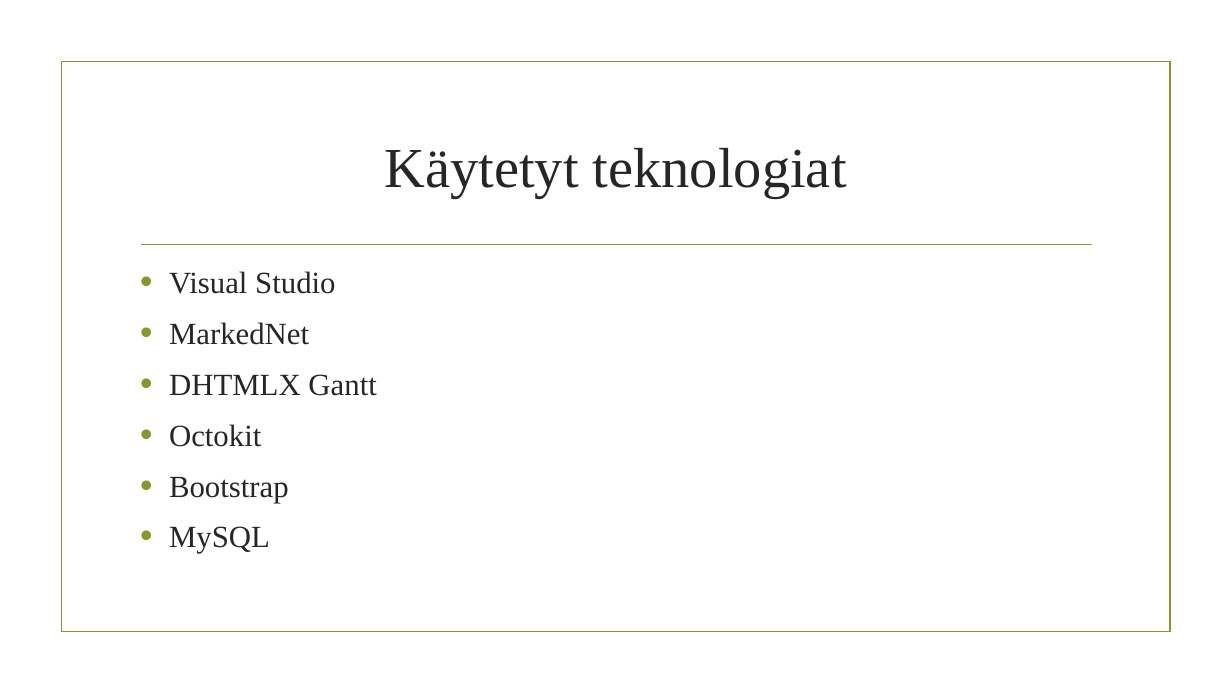
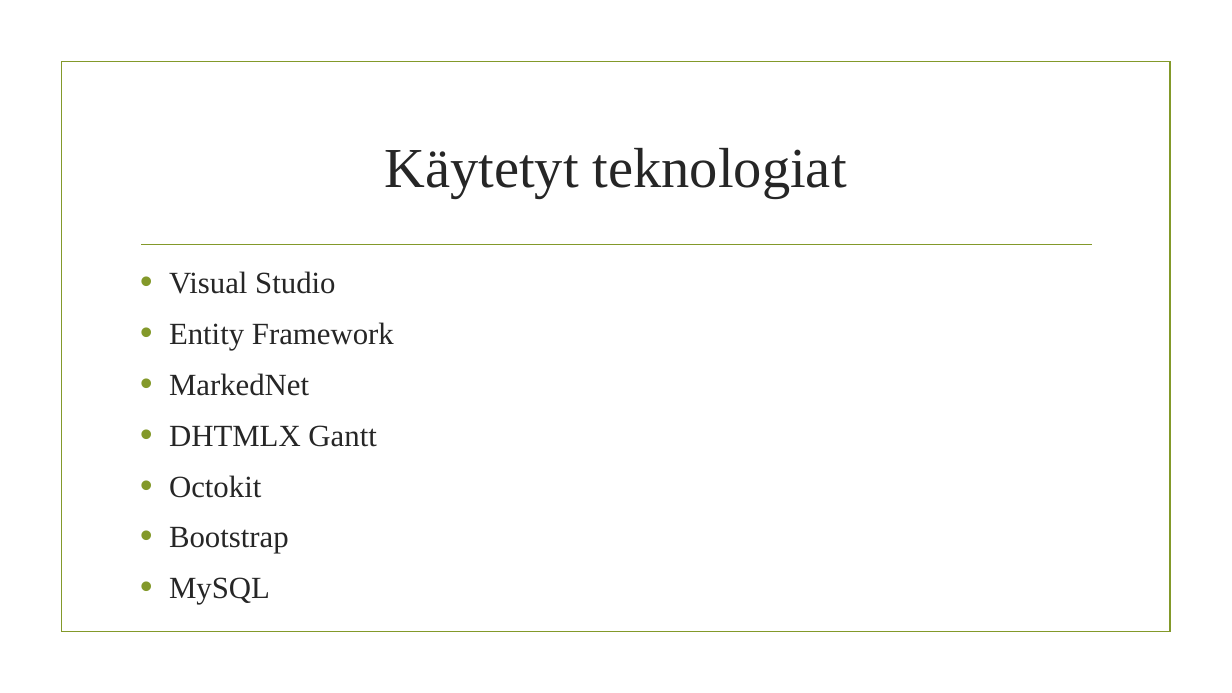
Before and after one commit to AtlasCorporation/ProjectManagementTool, a slide deck: slide 6 of Atlas.pptx. Drawn at 1232x693 pixels with LibreOffice and Linux fonts; fonts in the diff are those of the drawing; background and template pictures are left out. Boxes give left, top, right and bottom in pixels: in the first picture for what was removed or moved away, otherwise in the second. Text is boxed around its words. In the diff, an @@ line names an element or a change of style, - is before the commit and + after.

Commit message:
Minor addition to powerpoint

```diff
--- a/Atlas.pptx
+++ b/Atlas.pptx
@@ text at (x1=169, y1=322, x2=394, y2=350): paragraph added @@
+• Entity Framework
```
